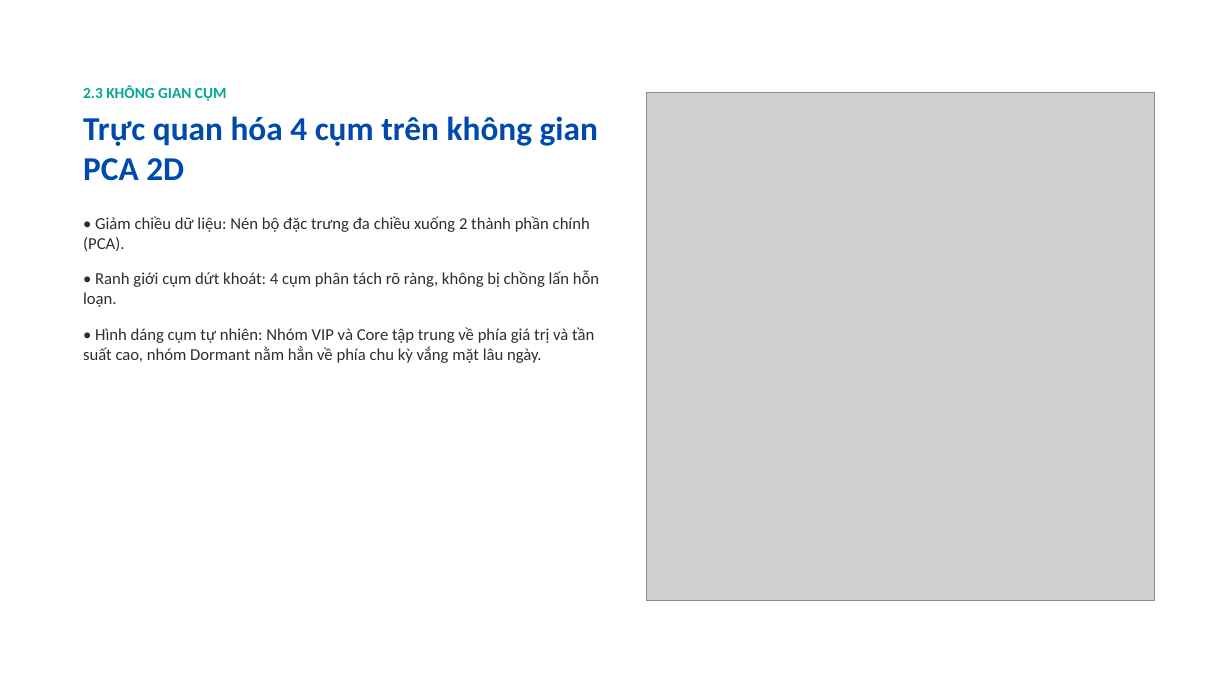
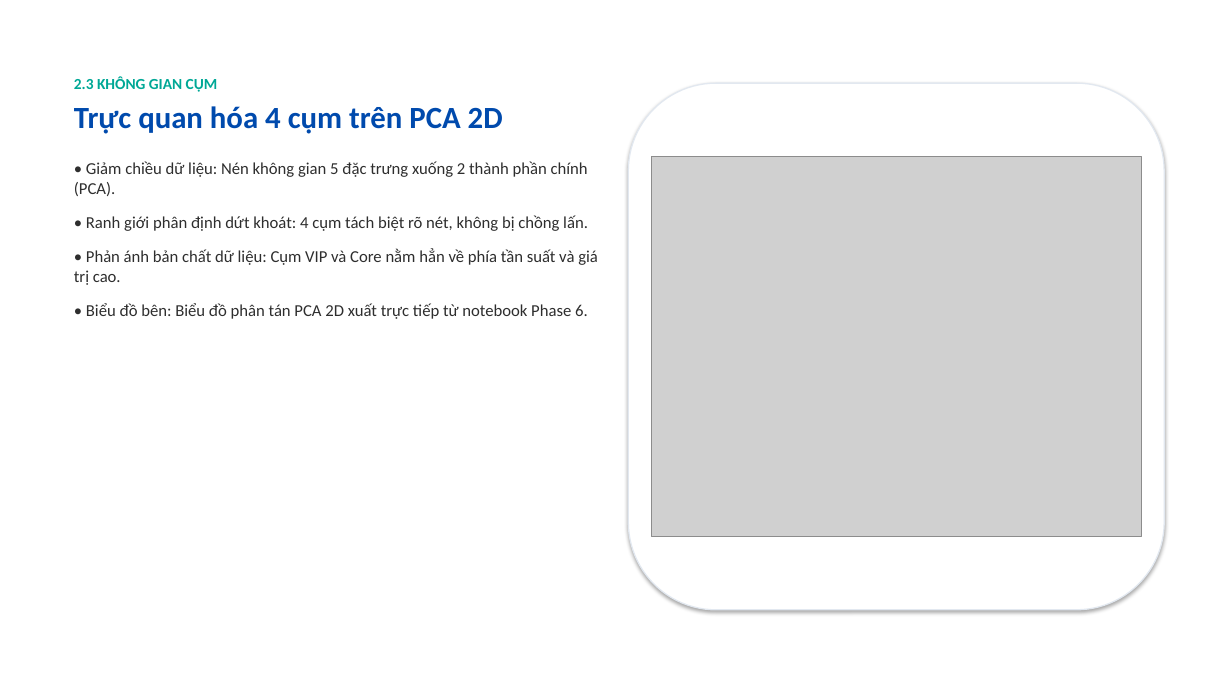
Before and after one commit to TminTtapcode/BTL_PTDL, a slide deck: slide 12 of docs/Slide_Thuyet_Trinh_HM_Modern_Minimal_16_Slides.pptx. Drawn at 1232x693 pixels with LibreOffice and Linux fonts; fonts in the diff are those of the drawing; grey boxes stand for pictures; background and template pictures are left out. Boxes give left, top, right and bottom in pixels: in the first picture for what was removed or moved away, otherwise in the second. Text is boxed around its words. In the diff, an @@ line names an element or a change of style, - is before the commit and + after.

Commit message:
docs: perfect 16-slide presentation with exact notebook figures, card containers and preserved aspect ratios

```diff
--- a/docs/Slide_Thuyet_Trinh_HM_Modern_Minimal_16_Slides.pptx
+++ b/docs/Slide_Thuyet_Trinh_HM_Modern_Minimal_16_Slides.pptx
@@ text "2.3 KHÔNG GIAN CỤM" moved from (x1=83, y1=85, x2=599, y2=363) to (x1=74, y1=76, x2=598, y2=319) @@
@@ rounded rectangle added at (x1=628, y1=83, x2=1165, y2=610), fill #FFFFFF, outline #E2E8F0 1 pt @@
@@ text at (x1=74, y1=106, x2=598, y2=319): text changed @@
-Trực quan hóa 4 cụm trên không gian PCA 2D
-• Giảm chiều dữ liệu: Nén bộ đặc trưng đa chiều xuống 2 thành phần chính (PCA).
-• Ranh giới cụm dứt khoát: 4 cụm phân tách rõ ràng, không bị chồng lấn hỗn loạn.
-• Hình dáng cụm tự nhiên: Nhóm VIP và Core tập trung về phía giá trị và tần suất cao, nhóm Dormant nằm hẳn về phía chu kỳ vắng mặt lâu ngày.
+Trực quan hóa 4 cụm trên PCA 2D
+• Giảm chiều dữ liệu: Nén không gian 5 đặc trưng xuống 2 thành phần chính (PCA).
+• Ranh giới phân định dứt khoát: 4 cụm tách biệt rõ nét, không bị chồng lấn.
+• Phản ánh bản chất dữ liệu: Cụm VIP và Core nằm hẳn về phía tần suất và giá trị cao.
+• Biểu đồ bên: Biểu đồ phân tán PCA 2D xuất trực tiếp từ notebook Phase 6.
@@ picture resized from (x1=647, y1=92, x2=1155, y2=601) to (x1=652, y1=156, x2=1141, y2=536) @@
```
Also in this commit, not shown: 13 other slides changed, 2 slides added, 2 slides removed.
